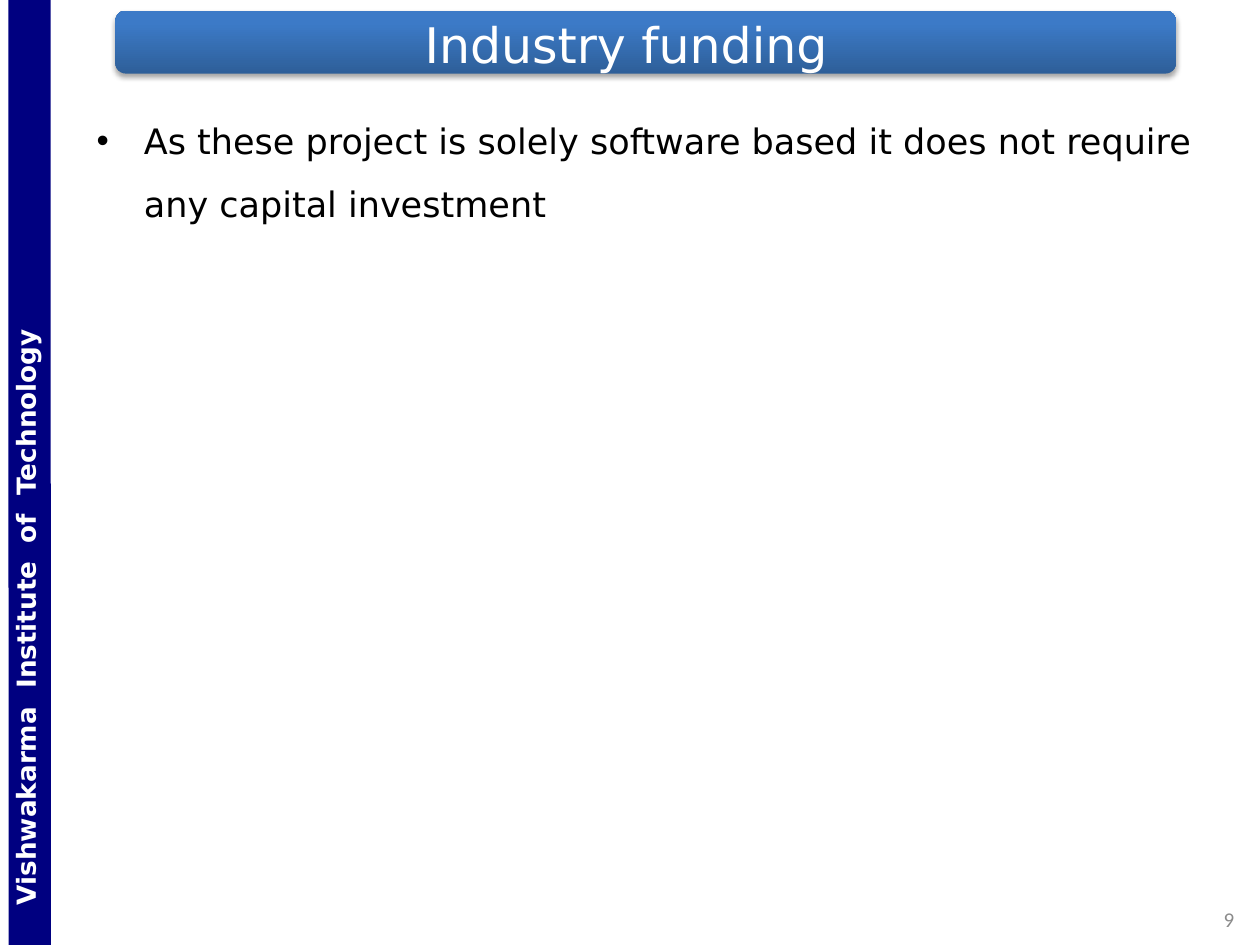
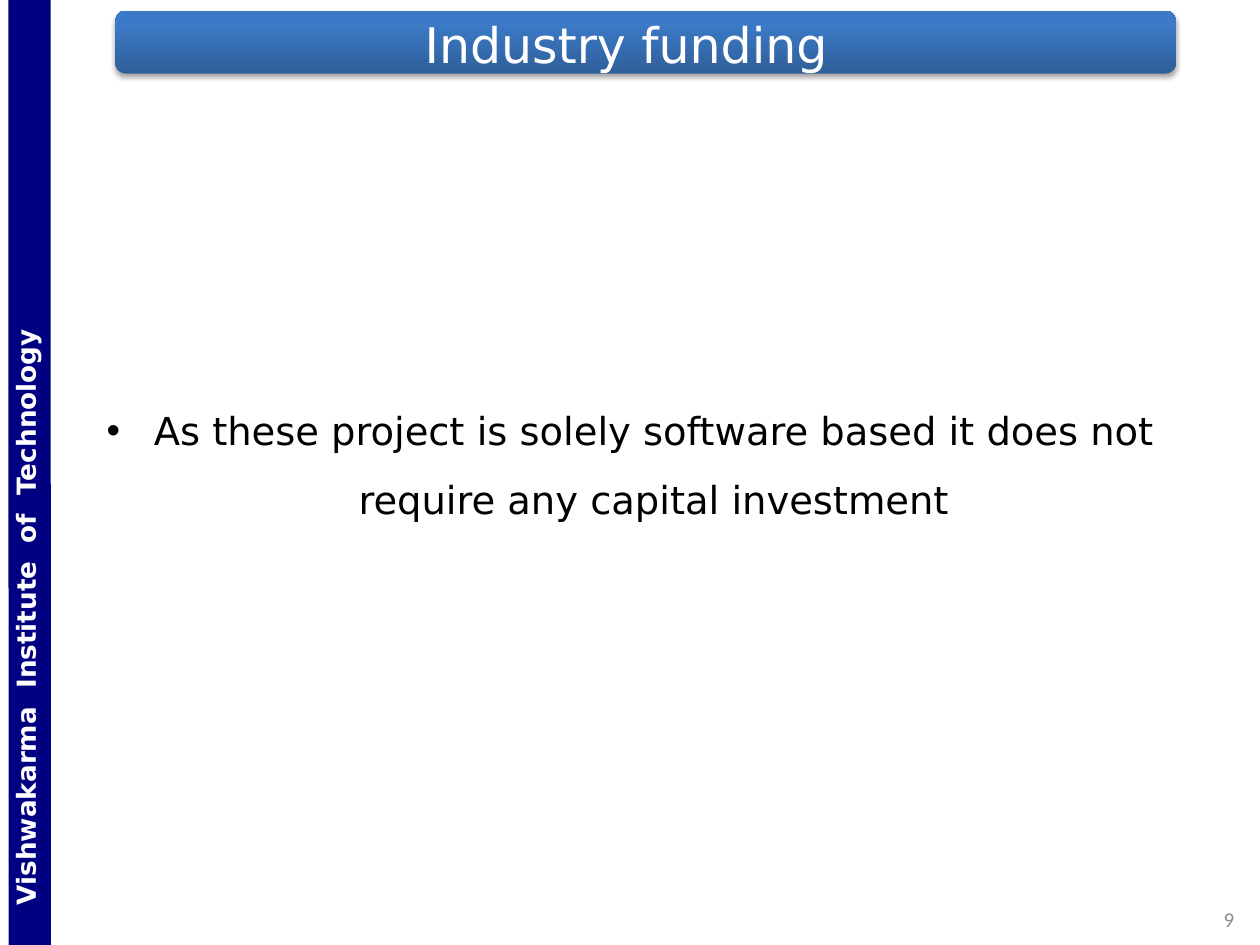
Before and after one commit to Gladiator07/Harvestify, a slide deck: slide 9 of Docs/ICA_G5_ML_Crop_Consultant.pptx. Drawn at 1260x945 pixels with LibreOffice and Linux fonts; fonts in the diff are those of the drawing; background and template pictures are left out. Boxes give left, top, right and bottom in pixels: in the first picture for what was removed or moved away, otherwise in the second. Text is boxed around its words. In the diff, an @@ line names an element or a change of style, - is before the commit and + after.

```diff
--- a/Docs/ICA_G5_ML_Crop_Consultant.pptx
+++ b/Docs/ICA_G5_ML_Crop_Consultant.pptx
@@ text "As these project is solely ..." moved from (x1=144, y1=127, x2=1191, y2=225) to (x1=154, y1=415, x2=1153, y2=522) @@
@@ text "As these project is solely ..." at (x1=154, y1=415, x2=1153, y2=522): size 20 to 22 pt; alignment left to centre @@
```
Also in this commit, not shown: 7 other slides changed, 1 slide added, 1 slide removed.
